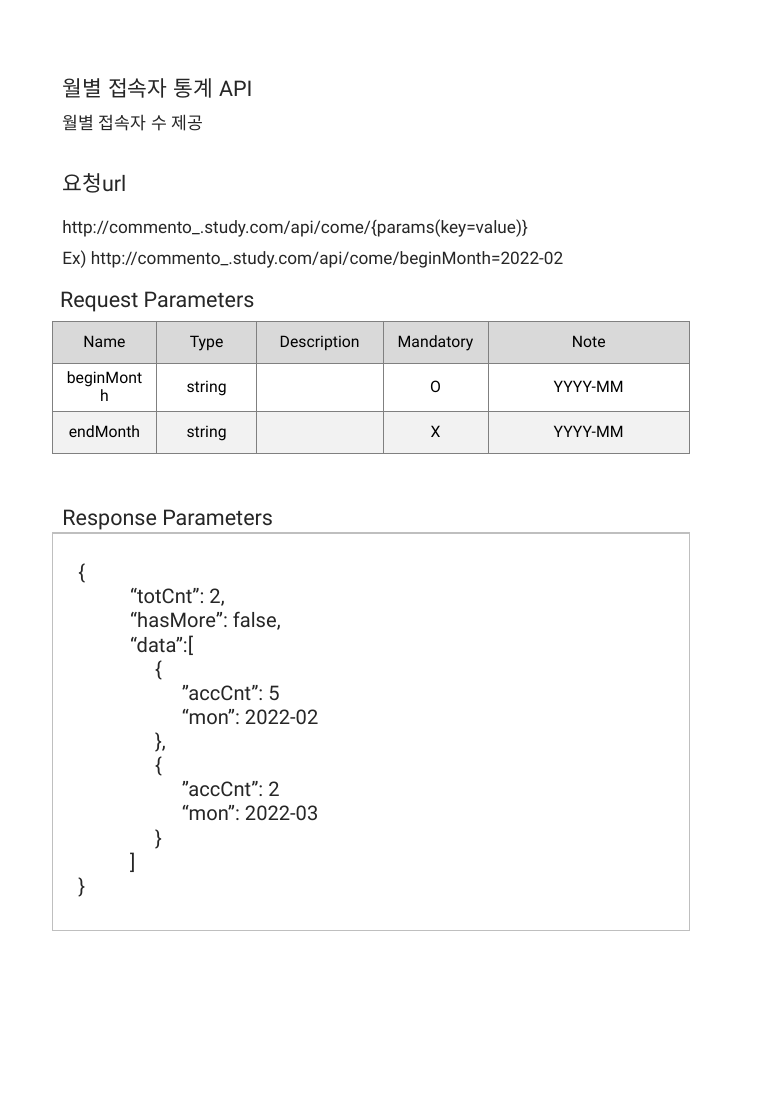
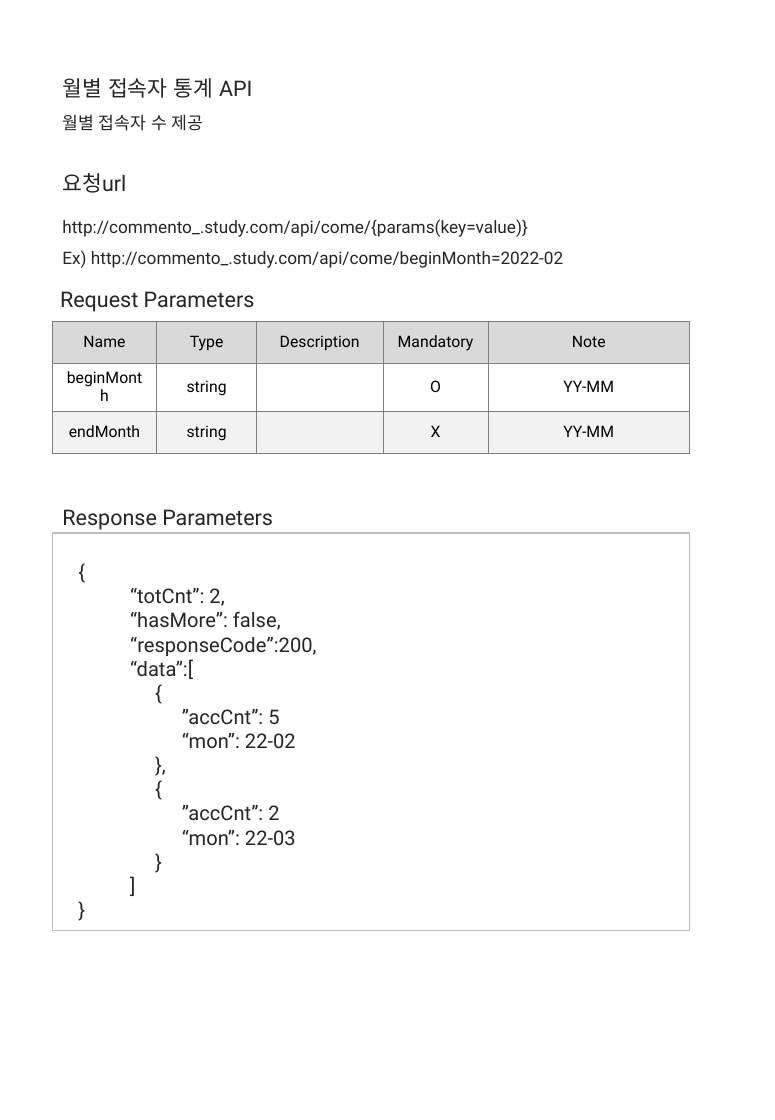
Before and after one commit to jmoriatie/memberManagement, a slide deck: slide 3 of API가이드.pptx. Drawn at 775x1120 pixels with LibreOffice and Linux fonts; fonts in the diff are those of the drawing. Boxes give left, top, right and bottom in pixels: in the first picture for what was removed or moved away, otherwise in the second. Text is boxed around its words. In the diff, an @@ line names an element or a change of style, - is before the commit and + after.

```diff
--- a/API가이드.pptx
+++ b/API가이드.pptx
@@ table at (53,321,690,446) @@
-row 2, column 5: YYYY-MM
+row 2, column 5: YY-MM
-row 3, column 5: YYYY-MM
+row 3, column 5: YY-MM
@@ text at (130,637,316,656): paragraph added @@
+“responseCode”:200,
@@ text at (182,733,296,748): text changed @@
-“mon”: 2022-02
+“mon”: 22-02
@@ text at (182,830,296,845): text changed @@
-“mon”: 2022-03
+“mon”: 22-03
```
Also in this commit, not shown: 6 other slides changed, 8 other files.
